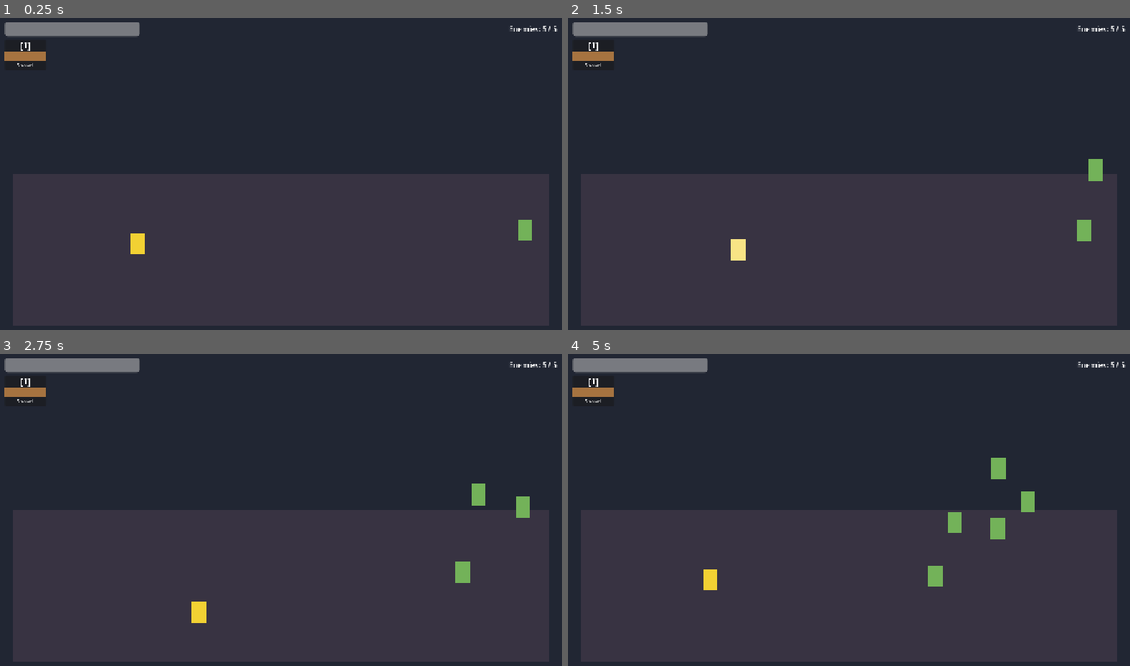
Above: before the commit, frames 1-4 (two rows, left to right).
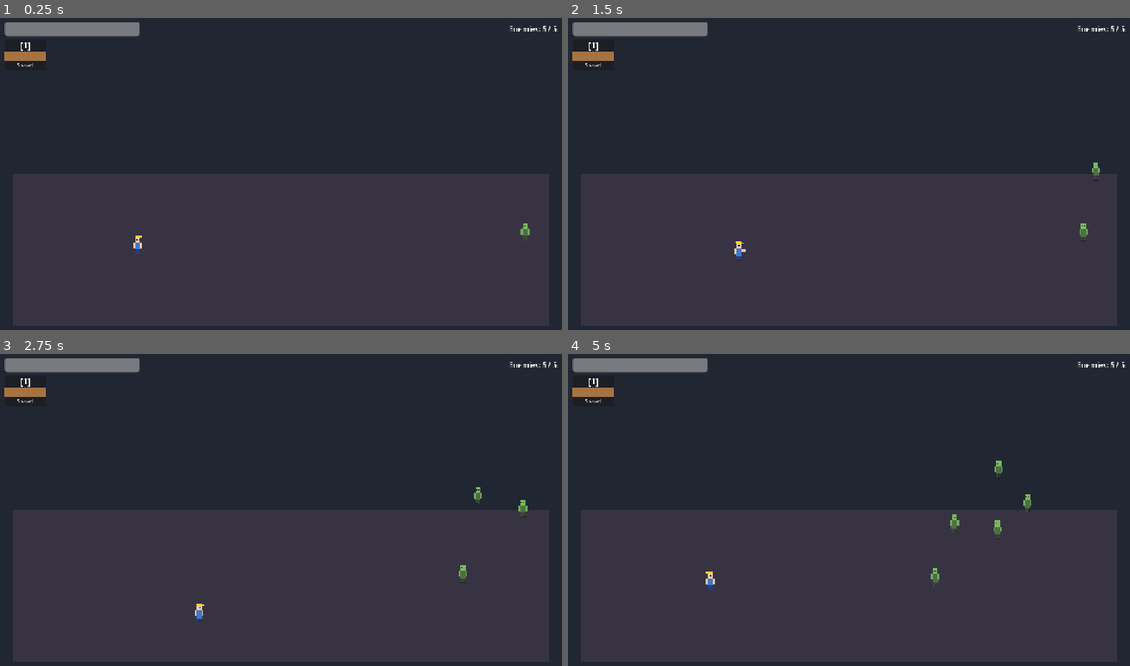
Above: after the commit, the same moments.

Repository: coulof/quarante-cinquante
Game: Godot game, scene res://main.tscn
The game is run twice, just before and just after one commit, with the same random seed, the same clock (stepped at 60 frames per second) and the same inputs.
Inputs:
- Up to frame 1 (0.25 s): no input
- Up to frame 2 (1.5 s): tap Enter at 0.5 s; hold Right (move_right) 0.53-1.28 s; hold Space (attack) 0.53-1.28 s; hold Down (move_down) from 1.28 s (still down); tap Space (attack) at 1.35 s
- Up to frame 3 (2.75 s): release Down (move_down) at 2.03 s; hold Right (move_right) from 2.03 s (still down); hold Space (attack) from 2.03 s (still down); tap 1 at 2.1 s
- Up to frame 4 (5 s): release Right (move_right) at 2.78 s; release Space (attack) at 2.78 s; hold Up (move_up) 2.78-3.53 s; tap 2 at 2.85 s; tap Space (attack) at 3.05, 4.35 s; hold Space (attack) 3.53-4.28 s; hold Left (move_left) from 3.53 s (still down)

The runs differ from the first frame. In frame 1, 0.3% of the frame differs, in the area x 23-95%, y 64-76%; in frame 2, 0.5%; in frame 3, 0.6%; in frame 4, 0.9%, in the area x 24-84%, y 33-76%.

Commit message:
Add CC0 animated sprites (AnimatedSprite2D)
Replace ColorRect placeholders with procedurally-generated, original (CC0)
pixel-art sprite sheets for hero/zombie/robot/pirate. Each has idle/run/attack/
hurt/dead animations matching the entity StateMachine.

- tools/generate_sprites.py regenerates the PNGs + SpriteFrames .tres
- character_base now plays the state's animation, flips on facing, flashes on hurt
- swap real art later by replacing assets/sprites/*.png and re-slicing

Co-Authored-By: Claude Opus 4.8 <noreply@anthropic.com>

Diff:
--- /dev/null
+++ b/resources/sprite_frames/hero_frames.tres
@@ -0,0 +1,122 @@
+[gd_resource type="SpriteFrames" load_steps=15 format=3]
+
+[ext_resource type="Texture2D" path="res://assets/sprites/hero.png" id="sheet"]
+
+[sub_resource type="AtlasTexture" id="idle_0"]
+atlas = ExtResource("sheet")
+region = Rect2(0, 0, 32, 48)
+
+[sub_resource type="AtlasTexture" id="idle_1"]
+atlas = ExtResource("sheet")
+region = Rect2(32, 0, 32, 48)
+
+[sub_resource type="AtlasTexture" id="run_2"]
+atlas = ExtResource("sheet")
+region = Rect2(64, 0, 32, 48)
+
+[sub_resource type="AtlasTexture" id="run_3"]
+atlas = ExtResource("sheet")
+region = Rect2(96, 0, 32, 48)
+
+[sub_resource type="AtlasTexture" id="run_4"]
+atlas = ExtResource("sheet")
+region = Rect2(128, 0, 32, 48)
+
+[sub_resource type="AtlasTexture" id="run_5"]
+atlas = ExtResource("sheet")
+region = Rect2(160, 0, 32, 48)
+
+[sub_resource type="AtlasTexture" id="attack_6"]
+atlas = ExtResource("sheet")
+region = Rect2(192, 0, 32, 48)
+
+[sub_resource type="AtlasTexture" id="attack_7"]
+atlas = ExtResource("sheet")
+region = Rect2(224, 0, 32, 48)
+
+[sub_resource type="AtlasTexture" id="attack_8"]
+atlas = ExtResource("sheet")
+region = Rect2(256, 0, 32, 48)
+
+[sub_resource type="AtlasTexture" id="hurt_9"]
+atlas = ExtResource("sheet")
+region = Rect2(288, 0, 32, 48)
+
+[sub_resource type="AtlasTexture" id="dead_10"]
+atlas = ExtResource("sheet")
+region = Rect2(320, 0, 32, 48)
+
+[sub_resource type="AtlasTexture" id="dead_11"]
+atlas = ExtResource("sheet")
+region = Rect2(352, 0, 32, 48)
+
+[sub_resource type="AtlasTexture" id="dead_12"]
+atlas = ExtResource("sheet")
+region = Rect2(384, 0, 32, 48)
+
+[resource]
+animations = [{
+"frames": [{
+"duration": 1.0,
+"texture": SubResource("idle_0")
+}, {
+"duration": 1.0,
+"texture": SubResource("idle_1")
+}],
+"loop": true,
+"name": &"idle",
+"speed": 4.0
+}, {
+"frames": [{
+"duration": 1.0,
+"texture": SubResource("run_2")
+}, {
+"duration": 1.0,
+"texture": SubResource("run_3")
+}, {
+"duration": 1.0,
+"texture": SubResource("run_4")
+}, {
+"duration": 1.0,
+"texture": SubResource("run_5")
+}],
+"loop": true,
+"name": &"run",
+"speed": 10.0
+}, {
+"frames": [{
+"duration": 1.0,
+"texture": SubResource("attack_6")
+}, {
+"duration": 1.0,
+"texture": SubResource("attack_7")
+}, {
+"duration": 1.0,
+"texture": SubResource("attack_8")
+}],
+"loop": false,
+"name": &"attack",
+"speed": 13.0
+}, {
+"frames": [{
+"duration": 1.0,
+"texture": SubResource("hurt_9")
+}],
+"loop": false,
+"name": &"hurt",
+"speed": 6.0
+}, {
+"frames": [{
+"duration": 1.0,
+"texture": SubResource("dead_10")
+}, {
+"duration": 1.0,
+"texture": SubResource("dead_11")
+}, {
+"duration": 1.0,
+"texture": SubResource("dead_12")
+}],
+"loop": false,
+"name": &"dead",
+"speed": 8.0
+}]
--- /dev/null
+++ b/resources/sprite_frames/pirate_frames.tres
@@ -0,0 +1,122 @@
+[gd_resource type="SpriteFrames" load_steps=15 format=3]
+
+[ext_resource type="Texture2D" path="res://assets/sprites/pirate.png" id="sheet"]
+
+[sub_resource type="AtlasTexture" id="idle_0"]
+atlas = ExtResource("sheet")
+region = Rect2(0, 0, 32, 48)
+
+[sub_resource type="AtlasTexture" id="idle_1"]
+atlas = ExtResource("sheet")
+region = Rect2(32, 0, 32, 48)
+
+[sub_resource type="AtlasTexture" id="run_2"]
+atlas = ExtResource("sheet")
+region = Rect2(64, 0, 32, 48)
+
+[sub_resource type="AtlasTexture" id="run_3"]
+atlas = ExtResource("sheet")
+region = Rect2(96, 0, 32, 48)
+
+[sub_resource type="AtlasTexture" id="run_4"]
+atlas = ExtResource("sheet")
+region = Rect2(128, 0, 32, 48)
+
+[sub_resource type="AtlasTexture" id="run_5"]
+atlas = ExtResource("sheet")
+region = Rect2(160, 0, 32, 48)
+
+[sub_resource type="AtlasTexture" id="attack_6"]
+atlas = ExtResource("sheet")
+region = Rect2(192, 0, 32, 48)
+
+[sub_resource type="AtlasTexture" id="attack_7"]
+atlas = ExtResource("sheet")
+region = Rect2(224, 0, 32, 48)
+
+[sub_resource type="AtlasTexture" id="attack_8"]
+atlas = ExtResource("sheet")
+region = Rect2(256, 0, 32, 48)
+
+[sub_resource type="AtlasTexture" id="hurt_9"]
+atlas = ExtResource("sheet")
+region = Rect2(288, 0, 32, 48)
+
+[sub_resource type="AtlasTexture" id="dead_10"]
+atlas = ExtResource("sheet")
+region = Rect2(320, 0, 32, 48)
+
+[sub_resource type="AtlasTexture" id="dead_11"]
+atlas = ExtResource("sheet")
+region = Rect2(352, 0, 32, 48)
+
+[sub_resource type="AtlasTexture" id="dead_12"]
+atlas = ExtResource("sheet")
+region = Rect2(384, 0, 32, 48)
+
+[resource]
+animations = [{
+"frames": [{
+"duration": 1.0,
+"texture": SubResource("idle_0")
+}, {
+"duration": 1.0,
+"texture": SubResource("idle_1")
+}],
+"loop": true,
+"name": &"idle",
+"speed": 4.0
+}, {
+"frames": [{
+"duration": 1.0,
+"texture": SubResource("run_2")
+}, {
+"duration": 1.0,
+"texture": SubResource("run_3")
+}, {
+"duration": 1.0,
+"texture": SubResource("run_4")
+}, {
+"duration": 1.0,
+"texture": SubResource("run_5")
+}],
+"loop": true,
+"name": &"run",
+"speed": 10.0
+}, {
+"frames": [{
+"duration": 1.0,
+"texture": SubResource("attack_6")
+}, {
+"duration": 1.0,
+"texture": SubResource("attack_7")
+}, {
+"duration": 1.0,
+"texture": SubResource("attack_8")
+}],
+"loop": false,
+"name": &"attack",
+"speed": 13.0
+}, {
+"frames": [{
+"duration": 1.0,
+"texture": SubResource("hurt_9")
+}],
+"loop": false,
+"name": &"hurt",
+"speed": 6.0
+}, {
+"frames": [{
+"duration": 1.0,
+"texture": SubResource("dead_10")
+}, {
+"duration": 1.0,
+"texture": SubResource("dead_11")
+}, {
+"duration": 1.0,
+"texture": SubResource("dead_12")
+}],
+"loop": false,
+"name": &"dead",
+"speed": 8.0
+}]
--- /dev/null
+++ b/resources/sprite_frames/robot_frames.tres
@@ -0,0 +1,122 @@
+[gd_resource type="SpriteFrames" load_steps=15 format=3]
+
+[ext_resource type="Texture2D" path="res://assets/sprites/robot.png" id="sheet"]
+
+[sub_resource type="AtlasTexture" id="idle_0"]
+atlas = ExtResource("sheet")
+region = Rect2(0, 0, 32, 48)
+
+[sub_resource type="AtlasTexture" id="idle_1"]
+atlas = ExtResource("sheet")
+region = Rect2(32, 0, 32, 48)
+
+[sub_resource type="AtlasTexture" id="run_2"]
+atlas = ExtResource("sheet")
+region = Rect2(64, 0, 32, 48)
+
+[sub_resource type="AtlasTexture" id="run_3"]
+atlas = ExtResource("sheet")
+region = Rect2(96, 0, 32, 48)
+
+[sub_resource type="AtlasTexture" id="run_4"]
+atlas = ExtResource("sheet")
+region = Rect2(128, 0, 32, 48)
+
+[sub_resource type="AtlasTexture" id="run_5"]
+atlas = ExtResource("sheet")
+region = Rect2(160, 0, 32, 48)
+
+[sub_resource type="AtlasTexture" id="attack_6"]
+atlas = ExtResource("sheet")
+region = Rect2(192, 0, 32, 48)
+
+[sub_resource type="AtlasTexture" id="attack_7"]
+atlas = ExtResource("sheet")
+region = Rect2(224, 0, 32, 48)
+
+[sub_resource type="AtlasTexture" id="attack_8"]
+atlas = ExtResource("sheet")
+region = Rect2(256, 0, 32, 48)
+
+[sub_resource type="AtlasTexture" id="hurt_9"]
+atlas = ExtResource("sheet")
+region = Rect2(288, 0, 32, 48)
+
+[sub_resource type="AtlasTexture" id="dead_10"]
+atlas = ExtResource("sheet")
+region = Rect2(320, 0, 32, 48)
+
+[sub_resource type="AtlasTexture" id="dead_11"]
+atlas = ExtResource("sheet")
+region = Rect2(352, 0, 32, 48)
+
+[sub_resource type="AtlasTexture" id="dead_12"]
+atlas = ExtResource("sheet")
+region = Rect2(384, 0, 32, 48)
+
+[resource]
+animations = [{
+"frames": [{
+"duration": 1.0,
+"texture": SubResource("idle_0")
+}, {
+"duration": 1.0,
+"texture": SubResource("idle_1")
+}],
+"loop": true,
+"name": &"idle",
+"speed": 4.0
+}, {
+"frames": [{
+"duration": 1.0,
+"texture": SubResource("run_2")
+}, {
+"duration": 1.0,
+"texture": SubResource("run_3")
+}, {
+"duration": 1.0,
+"texture": SubResource("run_4")
+}, {
+"duration": 1.0,
+"texture": SubResource("run_5")
+}],
+"loop": true,
+"name": &"run",
+"speed": 10.0
+}, {
+"frames": [{
+"duration": 1.0,
+"texture": SubResource("attack_6")
+}, {
+"duration": 1.0,
+"texture": SubResource("attack_7")
+}, {
+"duration": 1.0,
+"texture": SubResource("attack_8")
+}],
+"loop": false,
+"name": &"attack",
+"speed": 13.0
+}, {
+"frames": [{
+"duration": 1.0,
+"texture": SubResource("hurt_9")
+}],
+"loop": false,
+"name": &"hurt",
+"speed": 6.0
+}, {
+"frames": [{
+"duration": 1.0,
+"texture": SubResource("dead_10")
+}, {
+"duration": 1.0,
+"texture": SubResource("dead_11")
+}, {
+"duration": 1.0,
+"texture": SubResource("dead_12")
+}],
+"loop": false,
+"name": &"dead",
+"speed": 8.0
+}]
--- /dev/null
+++ b/resources/sprite_frames/zombie_frames.tres
@@ -0,0 +1,122 @@
+[gd_resource type="SpriteFrames" load_steps=15 format=3]
+
+[ext_resource type="Texture2D" path="res://assets/sprites/zombie.png" id="sheet"]
+
+[sub_resource type="AtlasTexture" id="idle_0"]
+atlas = ExtResource("sheet")
+region = Rect2(0, 0, 32, 48)
+
+[sub_resource type="AtlasTexture" id="idle_1"]
+atlas = ExtResource("sheet")
+region = Rect2(32, 0, 32, 48)
+
+[sub_resource type="AtlasTexture" id="run_2"]
+atlas = ExtResource("sheet")
+region = Rect2(64, 0, 32, 48)
+
+[sub_resource type="AtlasTexture" id="run_3"]
+atlas = ExtResource("sheet")
+region = Rect2(96, 0, 32, 48)
+
+[sub_resource type="AtlasTexture" id="run_4"]
+atlas = ExtResource("sheet")
+region = Rect2(128, 0, 32, 48)
+
+[sub_resource type="AtlasTexture" id="run_5"]
+atlas = ExtResource("sheet")
+region = Rect2(160, 0, 32, 48)
+
+[sub_resource type="AtlasTexture" id="attack_6"]
+atlas = ExtResource("sheet")
+region = Rect2(192, 0, 32, 48)
+
+[sub_resource type="AtlasTexture" id="attack_7"]
+atlas = ExtResource("sheet")
+region = Rect2(224, 0, 32, 48)
+
+[sub_resource type="AtlasTexture" id="attack_8"]
+atlas = ExtResource("sheet")
+region = Rect2(256, 0, 32, 48)
+
+[sub_resource type="AtlasTexture" id="hurt_9"]
+atlas = ExtResource("sheet")
+region = Rect2(288, 0, 32, 48)
+
+[sub_resource type="AtlasTexture" id="dead_10"]
+atlas = ExtResource("sheet")
+region = Rect2(320, 0, 32, 48)
+
+[sub_resource type="AtlasTexture" id="dead_11"]
+atlas = ExtResource("sheet")
+region = Rect2(352, 0, 32, 48)
+
+[sub_resource type="AtlasTexture" id="dead_12"]
+atlas = ExtResource("sheet")
+region = Rect2(384, 0, 32, 48)
+
+[resource]
+animations = [{
+"frames": [{
+"duration": 1.0,
+"texture": SubResource("idle_0")
+}, {
+"duration": 1.0,
+"texture": SubResource("idle_1")
+}],
+"loop": true,
+"name": &"idle",
+"speed": 4.0
+}, {
+"frames": [{
+"duration": 1.0,
+"texture": SubResource("run_2")
+}, {
+"duration": 1.0,
+"texture": SubResource("run_3")
+}, {
+"duration": 1.0,
+"texture": SubResource("run_4")
+}, {
+"duration": 1.0,
+"texture": SubResource("run_5")
+}],
+"loop": true,
+"name": &"run",
+"speed": 10.0
+}, {
+"frames": [{
+"duration": 1.0,
+"texture": SubResource("attack_6")
+}, {
+"duration": 1.0,
+"texture": SubResource("attack_7")
+}, {
+"duration": 1.0,
+"texture": SubResource("attack_8")
+}],
+"loop": false,
+"name": &"attack",
+"speed": 13.0
+}, {
+"frames": [{
+"duration": 1.0,
+"texture": SubResource("hurt_9")
+}],
+"loop": false,
+"name": &"hurt",
+"speed": 6.0
+}, {
+"frames": [{
+"duration": 1.0,
+"texture": SubResource("dead_10")
+}, {
+"duration": 1.0,
+"texture": SubResource("dead_11")
+}, {
+"duration": 1.0,
+"texture": SubResource("dead_12")
+}],
+"loop": false,
+"name": &"dead",
+"speed": 8.0
+}]
--- a/scenes/entities/character_base.gd
+++ b/scenes/entities/character_base.gd
@@ -22,19 +22,17 @@
 var knockback_velocity: Vector2 = Vector2.ZERO
 
 @onready var state_machine: StateMachine = $StateMachine
-@onready var visual: ColorRect = $Visual
-
-var _base_color: Color = Color.WHITE
+@onready var visual: AnimatedSprite2D = $Visual
 
 
 func _ready() -> void:
 	health = max_health
-	_base_color = visual.color
 	_setup()
-	state_machine.setup(self)
+	# Connect before setup() so the initial state's animation actually plays.
 	state_machine.state_entered.connect(_on_state_entered)
 	hurt.connect(_on_hurt)
 	died.connect(_on_died)
+	state_machine.setup(self)
 	health_changed.emit(health, max_health)
 
 
@@ -90,6 +88,8 @@
 	if absf(dir_x) < 0.01:
 		return
 	facing = 1 if dir_x > 0.0 else -1
+	if visual:
+		visual.flip_h = facing < 0
 
 
 # --- Signal reactions ---------------------------------------------------------
@@ -103,13 +103,16 @@
 
 
 func _on_state_entered(state_name: String) -> void:
-	# Placeholder visual feedback (no art yet): tint by state.
-	match state_name.to_lower():
-		"hurt":
-			visual.color = Color(1, 0.3, 0.3)
-		"attack":
-			visual.color = _base_color.lightened(0.4)
-		"dead":
-			visual.color = Color(0.3, 0.3, 0.3)
-		_:
-			visual.color = _base_color
+	var anim := state_name.to_lower()
+	if visual and visual.sprite_frames and visual.sprite_frames.has_animation(anim):
+		visual.play(anim)
+	if anim == "hurt":
+		_flash(Color(1, 0.45, 0.45))
+
+
+func _flash(tint: Color) -> void:
+	if not visual:
+		return
+	visual.modulate = tint
+	var tween := create_tween()
+	tween.tween_property(visual, "modulate", Color.WHITE, 0.25)
--- a/scenes/entities/character_base.tscn
+++ b/scenes/entities/character_base.tscn
@@ -16,12 +16,8 @@
 collision_mask = 1
 script = ExtResource("1_base")
 
-[node name="Visual" type="ColorRect" parent="."]
-offset_left = -16.0
-offset_top = -48.0
-offset_right = 16.0
-offset_bottom = 0.0
-color = Color(1, 1, 1, 1)
+[node name="Visual" type="AnimatedSprite2D" parent="."]
+position = Vector2(0, -24)
 
 [node name="CollisionShape2D" type="CollisionShape2D" parent="."]
 position = Vector2(0, -23)
--- a/scenes/entities/hero.tscn
+++ b/scenes/entities/hero.tscn
@@ -1,10 +1,11 @@
-[gd_scene load_steps=6 format=3]
+[gd_scene load_steps=7 format=3]
 
 [ext_resource type="PackedScene" path="res://scenes/entities/character_base.tscn" id="1_base"]
 [ext_resource type="Script" path="res://scenes/entities/hero.gd" id="2_hero"]
 [ext_resource type="Resource" path="res://resources/weapons/shovel.tres" id="3_shovel"]
 [ext_resource type="Resource" path="res://resources/weapons/laser.tres" id="4_laser"]
 [ext_resource type="Resource" path="res://resources/weapons/sabre.tres" id="5_sabre"]
+[ext_resource type="SpriteFrames" path="res://resources/sprite_frames/hero_frames.tres" id="6_frames"]
 
 [node name="Hero" instance=ExtResource("1_base")]
 collision_layer = 2
@@ -16,4 +17,5 @@
 all_weapons = Array[Weapon]([ExtResource("3_shovel"), ExtResource("4_laser"), ExtResource("5_sabre")])
 
 [node name="Visual" parent="." index="0"]
-color = Color(0.95, 0.82, 0.2, 1)
+sprite_frames = ExtResource("6_frames")
+animation = &"idle"
--- a/scenes/entities/pirate.tscn
+++ b/scenes/entities/pirate.tscn
@@ -1,6 +1,7 @@
-[gd_scene load_steps=2 format=3]
+[gd_scene load_steps=3 format=3]
 
 [ext_resource type="PackedScene" path="res://scenes/entities/enemy_base.tscn" id="1_enemy"]
+[ext_resource type="SpriteFrames" path="res://resources/sprite_frames/pirate_frames.tres" id="2_frames"]
 
 [node name="Pirate" instance=ExtResource("1_enemy")]
 max_health = 70.0
@@ -8,4 +9,5 @@
 weakness = "sabre"
 
 [node name="Visual" parent="." index="0"]
-color = Color(0.55, 0.3, 0.3, 1)
+sprite_frames = ExtResource("2_frames")
+animation = &"idle"
--- a/scenes/entities/robot.tscn
+++ b/scenes/entities/robot.tscn
@@ -1,6 +1,7 @@
-[gd_scene load_steps=2 format=3]
+[gd_scene load_steps=3 format=3]
 
 [ext_resource type="PackedScene" path="res://scenes/entities/enemy_base.tscn" id="1_enemy"]
+[ext_resource type="SpriteFrames" path="res://resources/sprite_frames/robot_frames.tres" id="2_frames"]
 
 [node name="Robot" instance=ExtResource("1_enemy")]
 max_health = 80.0
@@ -8,4 +9,5 @@
 weakness = "laser"
 
 [node name="Visual" parent="." index="0"]
-color = Color(0.6, 0.6, 0.7, 1)
+sprite_frames = ExtResource("2_frames")
+animation = &"idle"
--- a/scenes/entities/zombie.tscn
+++ b/scenes/entities/zombie.tscn
@@ -1,9 +1,11 @@
-[gd_scene load_steps=2 format=3]
+[gd_scene load_steps=3 format=3]
 
 [ext_resource type="PackedScene" path="res://scenes/entities/enemy_base.tscn" id="1_enemy"]
+[ext_resource type="SpriteFrames" path="res://resources/sprite_frames/zombie_frames.tres" id="2_frames"]
 
 [node name="Zombie" instance=ExtResource("1_enemy")]
 weakness = "shovel"
 
 [node name="Visual" parent="." index="0"]
-color = Color(0.45, 0.7, 0.35, 1)
+sprite_frames = ExtResource("2_frames")
+animation = &"idle"
Binary file added: assets/sprites/hero.png
Not shown, added: assets/sprites/hero.png.import
Binary file added: assets/sprites/pirate.png
Not shown, added: assets/sprites/pirate.png.import
Binary file added: assets/sprites/robot.png
Not shown, added: assets/sprites/robot.png.import
Binary file added: assets/sprites/zombie.png
Not shown, added: assets/sprites/zombie.png.import
Not shown, added: tools/generate_sprites.py
